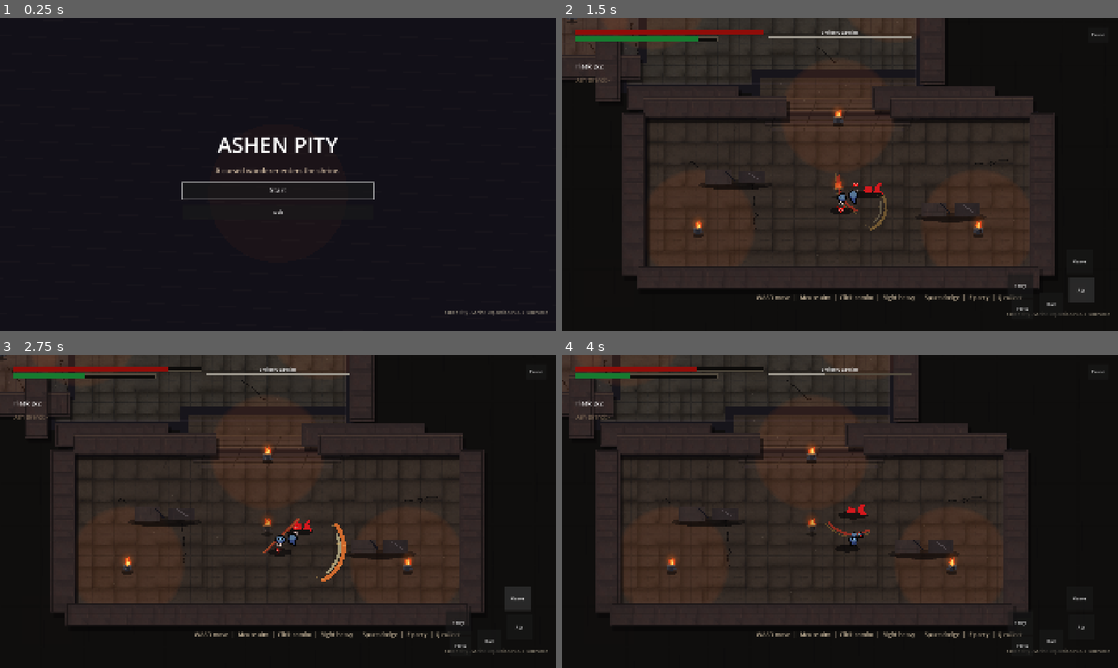
Above: before the commit, frames 1-4 (two rows, left to right).
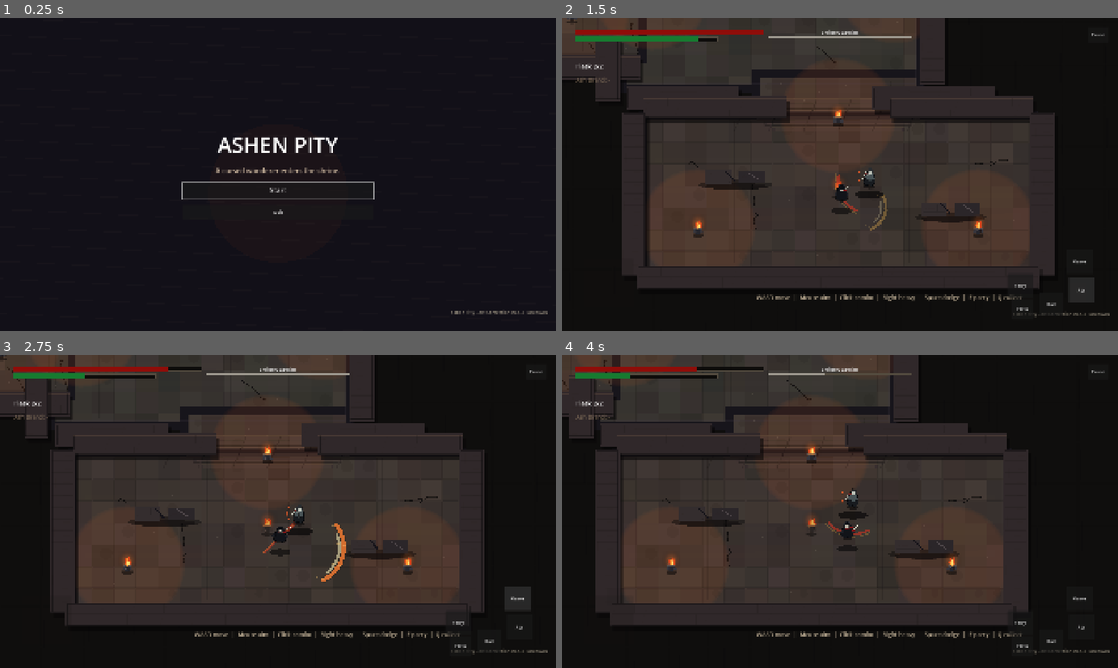
Above: after the commit, the same moments.

Repository: Seifeldin02/AshenPity
Game: Godot game, scene res://scenes/boot/Boot.tscn
The game is run twice, just before and just after one commit, with the same random seed, the same clock (stepped at 60 frames per second) and the same inputs.
Inputs (mouse positions are in pixels of both pictures, inside the frame that each line leads up to):
- Up to frame 1 (0.25 s): no input
- Up to frame 2 (1.5 s): click "Start" at 0.5 s; click "Atk" at 1.25 s
- Up to frame 3 (2.75 s): click "Heavy" at 2 s
- Up to frame 4 (4 s): move the mouse to (962, 495) at 2.77 s; hold D (move_right) 2.78-3.5 s; tap Space (dodge) at 2.85 s; click (962, 495) at 2.92 s; drag from (728, 527) to (867, 530) at 3.52 s

The runs differ from the first frame. In frame 1, 0.1% of the frame differs, in the area x 80-99%, y 93-96%; in frame 2, 0.7%; in frame 3, 0.8%, in the area x 0-99%, y 3-96%; in frame 4, 0.7%.

Commit message:
fix: replace broken runtime art direction

Diff:
--- a/scripts/autoload/BuildInfo.gd
+++ b/scripts/autoload/BuildInfo.gd
@@ -1,6 +1,6 @@
 extends Node
 
-const VERSION := "Ashen Pity - Shrine Expansion v0.5.2"
+const VERSION := "Ashen Pity - Art Correction v0.5.3"
 const FALLBACK_COMMIT := "unknown"
 
 var commit_short := FALLBACK_COMMIT
--- a/scripts/enemies/ShrineGuardianVisual.gd
+++ b/scripts/enemies/ShrineGuardianVisual.gd
@@ -2,44 +2,44 @@
 
 const SPRITE_PATHS := {
 	"guardian": {
-		"idle": "res://assets/sprites/simple_souls/melee_idle.png",
-		"run_1": "res://assets/sprites/simple_souls/melee_run_1.png",
-		"run_2": "res://assets/sprites/simple_souls/melee_run_2.png",
-		"attack": "res://assets/sprites/simple_souls/melee_attack.png",
-		"hurt": "res://assets/sprites/simple_souls/melee_hurt.png",
-		"death": "res://assets/sprites/simple_souls/melee_death.png",
+		"idle": "res://assets/sprites/ashen_runtime/melee_idle.png",
+		"run_1": "res://assets/sprites/ashen_runtime/melee_run_1.png",
+		"run_2": "res://assets/sprites/ashen_runtime/melee_run_2.png",
+		"attack": "res://assets/sprites/ashen_runtime/melee_attack.png",
+		"hurt": "res://assets/sprites/ashen_runtime/melee_hurt.png",
+		"death": "res://assets/sprites/ashen_runtime/melee_death.png",
 	},
 	"hound": {
-		"idle": "res://assets/sprites/simple_souls/hound_idle.png",
-		"run_1": "res://assets/sprites/simple_souls/hound_run_1.png",
-		"run_2": "res://assets/sprites/simple_souls/hound_run_2.png",
-		"attack": "res://assets/sprites/simple_souls/hound_attack.png",
-		"hurt": "res://assets/sprites/simple_souls/hound_hurt.png",
-		"death": "res://assets/sprites/simple_souls/hound_death.png",
+		"idle": "res://assets/sprites/ashen_runtime/hound_idle.png",
+		"run_1": "res://assets/sprites/ashen_runtime/hound_run_1.png",
+		"run_2": "res://assets/sprites/ashen_runtime/hound_run_2.png",
+		"attack": "res://assets/sprites/ashen_runtime/hound_attack.png",
+		"hurt": "res://assets/sprites/ashen_runtime/hound_hurt.png",
+		"death": "res://assets/sprites/ashen_runtime/hound_death.png",
 	},
 	"archer": {
-		"idle": "res://assets/sprites/simple_souls/archer_idle.png",
-		"run_1": "res://assets/sprites/simple_souls/archer_run_1.png",
-		"run_2": "res://assets/sprites/simple_souls/archer_run_2.png",
-		"attack": "res://assets/sprites/simple_souls/archer_attack.png",
-		"hurt": "res://assets/sprites/simple_souls/archer_hurt.png",
-		"death": "res://assets/sprites/simple_souls/archer_death.png",
+		"idle": "res://assets/sprites/ashen_runtime/archer_idle.png",
+		"run_1": "res://assets/sprites/ashen_runtime/archer_run_1.png",
+		"run_2": "res://assets/sprites/ashen_runtime/archer_run_2.png",
+		"attack": "res://assets/sprites/ashen_runtime/archer_attack.png",
+		"hurt": "res://assets/sprites/ashen_runtime/archer_hurt.png",
+		"death": "res://assets/sprites/ashen_runtime/archer_death.png",
 	},
 	"bell_bearer": {
-		"idle": "res://assets/sprites/simple_souls/elite_idle.png",
-		"run_1": "res://assets/sprites/simple_souls/elite_run_1.png",
-		"run_2": "res://assets/sprites/simple_souls/elite_run_2.png",
-		"attack": "res://assets/sprites/simple_souls/elite_attack.png",
-		"hurt": "res://assets/sprites/simple_souls/elite_hurt.png",
-		"death": "res://assets/sprites/simple_souls/elite_death.png",
+		"idle": "res://assets/sprites/ashen_runtime/elite_idle.png",
+		"run_1": "res://assets/sprites/ashen_runtime/elite_run_1.png",
+		"run_2": "res://assets/sprites/ashen_runtime/elite_run_2.png",
+		"attack": "res://assets/sprites/ashen_runtime/elite_attack.png",
+		"hurt": "res://assets/sprites/ashen_runtime/elite_hurt.png",
+		"death": "res://assets/sprites/ashen_runtime/elite_death.png",
 	},
 	"ashen_judicator": {
-		"idle": "res://assets/sprites/simple_souls/judicator_idle.png",
-		"run_1": "res://assets/sprites/simple_souls/judicator_run_1.png",
-		"run_2": "res://assets/sprites/simple_souls/judicator_run_2.png",
-		"attack": "res://assets/sprites/simple_souls/judicator_attack.png",
-		"hurt": "res://assets/sprites/simple_souls/judicator_hurt.png",
-		"death": "res://assets/sprites/simple_souls/judicator_death.png",
+		"idle": "res://assets/sprites/ashen_runtime/judicator_idle.png",
+		"run_1": "res://assets/sprites/ashen_runtime/judicator_run_1.png",
+		"run_2": "res://assets/sprites/ashen_runtime/judicator_run_2.png",
+		"attack": "res://assets/sprites/ashen_runtime/judicator_attack.png",
+		"hurt": "res://assets/sprites/ashen_runtime/judicator_hurt.png",
+		"death": "res://assets/sprites/ashen_runtime/judicator_death.png",
 	},
 }
 
@@ -105,7 +105,7 @@
 		_draw_telegraph()
 	var scale_value := _sprite_scale() * _body_scale()
 	draw_set_transform(Vector2(0, bob), _body_rotation(flip), Vector2(flip * scale_value.x, scale_value.y))
-	_draw_texture_centered(sprite, Vector2.ZERO, Vector2.ONE, tint)
+	_draw_texture_centered(sprite, Vector2(0, -18), Vector2.ONE, tint)
 	draw_set_transform(Vector2.ZERO, 0.0, Vector2.ONE)
 	if state_name == "active":
 		_draw_swing()
@@ -132,12 +132,12 @@
 
 func _sprite_scale() -> Vector2:
 	if enemy_kind == "hound":
-		return Vector2(1.05, 1.05)
+		return Vector2(0.58, 0.58)
 	if enemy_kind == "bell_bearer":
-		return Vector2(1.05, 1.05)
+		return Vector2(0.66, 0.66)
 	if enemy_kind == "ashen_judicator":
-		return Vector2(1.12, 1.12)
-	return Vector2(1.0, 1.0)
+		return Vector2(0.76, 0.76)
+	return Vector2(0.60, 0.60)
 
 
 func _bob_offset() -> float:
--- a/scripts/player/PlayerVisual.gd
+++ b/scripts/player/PlayerVisual.gd
@@ -1,14 +1,14 @@
 extends Node2D
 
 const SPRITE_PATHS := {
-	"idle": "res://assets/sprites/simple_souls/player_idle.png",
-	"run_1": "res://assets/sprites/simple_souls/player_run_1.png",
-	"run_2": "res://assets/sprites/simple_souls/player_run_2.png",
-	"attack": "res://assets/sprites/simple_souls/player_attack.png",
-	"dodge": "res://assets/sprites/simple_souls/player_dodge.png",
-	"hurt": "res://assets/sprites/simple_souls/player_hurt.png",
-	"dead": "res://assets/sprites/simple_souls/player_death.png",
-	"weapon": "res://assets/sprites/simple_souls/player_weapon.png",
+	"idle": "res://assets/sprites/ashen_runtime/player_idle.png",
+	"run_1": "res://assets/sprites/ashen_runtime/player_run_1.png",
+	"run_2": "res://assets/sprites/ashen_runtime/player_run_2.png",
+	"attack": "res://assets/sprites/ashen_runtime/player_attack.png",
+	"dodge": "res://assets/sprites/ashen_runtime/player_dodge.png",
+	"hurt": "res://assets/sprites/ashen_runtime/player_hurt.png",
+	"dead": "res://assets/sprites/ashen_runtime/player_death.png",
+	"weapon": "res://assets/sprites/ashen_runtime/player_weapon.png",
 }
 
 var facing := Vector2.RIGHT
@@ -48,7 +48,7 @@
 	var bob := _bob_offset()
 	var flip := -1.0 if facing.x < -0.12 else 1.0
 	var tint := Color.WHITE.lerp(Color(1.0, 0.34, 0.24), flash)
-	draw_colored_polygon(_ellipse(Vector2(0, 35), 35.0, 11.0), Color(0.02, 0.018, 0.022, 0.62))
+	draw_colored_polygon(_ellipse(Vector2(0, 35), 31.0, 10.0), Color(0.02, 0.018, 0.022, 0.58))
 	if state_name == "dodge":
 		_draw_dodge_afterimages(flip, tint)
 	if attack_alpha > 0.0:
@@ -58,9 +58,9 @@
 	var body_rotation := _body_rotation(flip)
 	var body_scale := _body_scale()
 	draw_set_transform(Vector2(0, bob), body_rotation, Vector2(flip * body_scale.x, body_scale.y))
-	_draw_texture_centered(frame, Vector2.ZERO, Vector2.ONE, tint)
+	_draw_texture_centered(frame, Vector2(0, -18), Vector2(0.56, 0.56), tint)
 	if state_name == "idle" or state_name == "move":
-		_draw_texture_centered(_sprites["weapon"], Vector2(28, -10), Vector2(0.58, 0.58), Color.WHITE)
+		_draw_texture_centered(_sprites["weapon"], Vector2(22, -22), Vector2(0.42, 0.42), Color.WHITE)
 	draw_set_transform(Vector2.ZERO, 0.0, Vector2.ONE)
 
 
@@ -170,7 +170,7 @@
 		var offset := -facing * float(i + 1) * 22.0
 		var alpha := 0.20 - float(i) * 0.045
 		draw_set_transform(offset + Vector2(0, 3), 0.0, Vector2(flip, 1.0) * (1.0 - float(i) * 0.08))
-		_draw_texture_centered(_sprites["dodge"], Vector2.ZERO, Vector2(1.0, 1.0), Color(tint.r, tint.g, tint.b, alpha))
+		_draw_texture_centered(_sprites["dodge"], Vector2(0, -18), Vector2(0.56, 0.56), Color(tint.r, tint.g, tint.b, alpha))
 	draw_set_transform(Vector2.ZERO, 0.0, Vector2.ONE)
 
 
--- a/scripts/world/ShrineProp.gd
+++ b/scripts/world/ShrineProp.gd
@@ -21,17 +21,19 @@
 func _draw_pillar() -> void:
 	var texture: Texture2D = _textures.get("pillar")
 	draw_colored_polygon(_ellipse_points(Vector2(0, 112), 38.0, 13.0), Color(0.02, 0.016, 0.02, 0.42))
-	if texture != null:
-		var shaft := Rect2(-25, -14, 50, 118)
-		var cap_top := Rect2(-38, -26, 76, 18)
-		var cap_bottom := Rect2(-34, 96, 68, 20)
-		draw_texture_rect(texture, shaft, true, Color(0.58, 0.56, 0.54, 0.94))
-		draw_texture_rect(texture, cap_top, true, Color(0.70, 0.67, 0.63, 0.96))
-		draw_texture_rect(texture, cap_bottom, true, Color(0.45, 0.43, 0.43, 0.94))
-		draw_rect(shaft, Color("#151319"), false, 2.0)
-		draw_line(Vector2(-18, 4), Vector2(-20, 88), Color(0.88, 0.84, 0.76, 0.12), 3.0)
-		draw_line(Vector2(17, 0), Vector2(14, 94), Color(0.02, 0.018, 0.022, 0.38), 4.0)
-		return
+	var shaft := PackedVector2Array([
+		Vector2(-23, -10), Vector2(22, -10), Vector2(18, 98), Vector2(0, 108), Vector2(-20, 98)
+	])
+	draw_colored_polygon(shaft, Color("#4a494d"))
+	draw_colored_polygon(PackedVector2Array([Vector2(-15, -4), Vector2(6, -4), Vector2(0, 102), Vector2(-18, 94)]), Color("#5e5c61"))
+	draw_colored_polygon(PackedVector2Array([Vector2(6, -4), Vector2(22, -10), Vector2(18, 98), Vector2(0, 102)]), Color("#38373d"))
+	draw_rect(Rect2(-36, -25, 72, 18), Color("#34323a"))
+	draw_rect(Rect2(-31, 92, 62, 18), Color("#2e2c33"))
+	draw_rect(Rect2(-25, -10, 50, 110), Color("#151319"), false, 2.0)
+	draw_line(Vector2(-11, 6), Vector2(-17, 88), Color(0.86, 0.82, 0.72, 0.15), 3.0)
+	draw_line(Vector2(14, 6), Vector2(9, 92), Color(0.02, 0.018, 0.022, 0.42), 4.0)
+	draw_polyline(PackedVector2Array([Vector2(-16, 36), Vector2(2, 22), Vector2(-4, 54), Vector2(16, 73)]), Color("#242229"), 4.0)
+	return
 	var outer := PackedVector2Array([
 		Vector2(-25, -12), Vector2(-12, -26), Vector2(18, -26), Vector2(31, -12),
 		Vector2(24, 103), Vector2(0, 114), Vector2(-26, 103)
--- a/scripts/world/ShrineRouteLayer.gd
+++ b/scripts/world/ShrineRouteLayer.gd
@@ -104,9 +104,10 @@
 		if cell["room"] != room:
 			continue
 		var rect: Rect2 = cell["rect"]
-		_draw_tiled_texture(_textures.get(str(cell["texture"])), rect, cell["tint"])
+		draw_rect(rect, cell["color"])
+		draw_rect(rect.grow(-1.0), Color(0.04, 0.035, 0.035, 0.16), false, 1.0)
 		if bool(cell["worn"]):
-			_draw_tiled_texture(_textures.get("floor_ash"), rect, Color(0.24, 0.21, 0.18, 0.12))
+			draw_circle(rect.get_center() + Vector2(9, -7), minf(rect.size.x, rect.size.y) * 0.28, Color(0.10, 0.085, 0.070, 0.12))
 	for x in range(int(room.position.x), int(room.end.x), 128):
 		draw_line(Vector2(x, room.position.y + 8.0), Vector2(x, room.end.y - 8.0), Color(0.03, 0.028, 0.030, 0.16), 1.0)
 	for y in range(int(room.position.y), int(room.end.y), 128):
@@ -210,29 +211,22 @@
 			while x < room.end.x:
 				var rect := Rect2(Vector2(x, y), Vector2(64.0, 64.0)).intersection(room)
 				if rect.size.x > 18.0 and rect.size.y > 18.0:
-					var texture_key := "floor_a"
 					var roll := floor_rng.randf()
-					if room == Route.WEST_OSSUARY or room == Route.WEST_DEEP_CRYPT:
-						texture_key = "floor_ash" if roll < 0.46 else "floor_warm"
-					elif room == Route.BOSS_SANCTUM or room == Route.ALTAR:
-						texture_key = "floor_warm" if roll < 0.62 else "floor_b"
-					elif roll > 0.78:
-						texture_key = "floor_b"
-					var tint := Color(0.56, 0.53, 0.49, floor_rng.randf_range(0.24, 0.36))
+					var shade := floor_rng.randf_range(0.19, 0.245)
+					var warm := floor_rng.randf_range(-0.006, 0.014)
 					if room == Route.BOSS_SANCTUM:
-						tint = Color(0.60, 0.39, 0.38, floor_rng.randf_range(0.24, 0.34))
+						warm += 0.035
 					elif room == Route.PILGRIM_COURT or room == Route.SOUTH_STEPS:
-						tint = Color(0.54, 0.46, 0.40, floor_rng.randf_range(0.24, 0.34))
+						warm += 0.018
 					elif room == Route.EAST_RELIQUARY or room == Route.EAST_DEEP_CHAPEL:
-						tint = Color(0.48, 0.48, 0.56, floor_rng.randf_range(0.24, 0.34))
+						shade += 0.006
 					elif room == Route.WEST_OSSUARY or room == Route.WEST_DEEP_CRYPT:
-						tint = Color(0.43, 0.40, 0.36, floor_rng.randf_range(0.24, 0.34))
+						shade -= 0.018
 					_floor_cells.append({
 						"room": room,
 						"rect": rect,
-						"texture": texture_key,
-						"tint": tint,
-						"worn": floor_rng.randf() < 0.11
+						"color": Color(shade + warm, shade * floor_rng.randf_range(0.92, 0.98), shade * floor_rng.randf_range(0.84, 0.92), 0.88),
+						"worn": floor_rng.randf() < 0.10 or roll > 0.94
 					})
 				x += 64.0
 			y += 64.0
--- a/scripts/world/ShrineWallVisual.gd
+++ b/scripts/world/ShrineWallVisual.gd
@@ -28,10 +28,7 @@
 	var rect := Rect2(-size * 0.5, size)
 	draw_rect(Rect2(rect.position + Vector2(8, 12), rect.size), Color(0.02, 0.016, 0.020, 0.34))
 	draw_rect(rect, Color("#30282a"))
-	if _wall_texture != null:
-		draw_texture_rect(_wall_texture, rect, true, Color(0.50, 0.42, 0.38, 0.20))
-	else:
-		draw_rect(Rect2(Vector2(-size.x * 0.5, -size.y * 0.5), size), Color("#302b33"))
+	_draw_wall_grain(rect, Color(0.16, 0.13, 0.12, 0.18))
 	var inner := Rect2(Vector2(-size.x * 0.5 + 5.0, -size.y * 0.5 + 5.0), size - Vector2(10, 10))
 	draw_rect(inner, Color(0.02, 0.018, 0.022, 0.42), false, 2.0)
 	draw_line(Vector2(-size.x * 0.5, -size.y * 0.5 + 7.0), Vector2(size.x * 0.5, -size.y * 0.5 + 7.0), Color(0.72, 0.55, 0.40, 0.16), 3.0)
@@ -43,14 +40,10 @@
 	draw_colored_polygon(_ellipse(Vector2(0, 27), size.x * 0.52, 10.0), Color(0.02, 0.016, 0.02, 0.38))
 	var left := Rect2(-size.x * 0.5, -size.y * 0.5, size.x * 0.43, size.y)
 	var right := Rect2(size.x * 0.06, -size.y * 0.42, size.x * 0.43, size.y * 0.86)
-	if _broken_wall_texture != null:
-		draw_rect(left, Color("#342d2e"))
-		draw_texture_rect(_broken_wall_texture, left, true, Color(0.50, 0.43, 0.39, 0.18))
-		draw_rect(right, Color("#2b2629"))
-		draw_texture_rect(_broken_wall_texture, right, true, Color(0.44, 0.38, 0.36, 0.16))
-	else:
-		draw_rect(left, Color("#343039"))
-		draw_rect(right, Color("#29252d"))
+	draw_rect(left, Color("#342d2e"))
+	_draw_wall_grain(left, Color(0.16, 0.13, 0.12, 0.18))
+	draw_rect(right, Color("#2b2629"))
+	_draw_wall_grain(right, Color(0.16, 0.13, 0.12, 0.15))
 	_draw_block_lines(left, 46.0, 28.0, Color(0.08, 0.065, 0.065, 0.20))
 	_draw_block_lines(right, 46.0, 28.0, Color(0.08, 0.065, 0.065, 0.18))
 	draw_line(Vector2(-size.x * 0.18, -size.y * 0.45), Vector2(-size.x * 0.02, size.y * 0.26), Color("#151319"), 4.0)
@@ -61,11 +54,8 @@
 	draw_colored_polygon(_ellipse(Vector2(0, 44), size.x * 0.54, 14.0), Color(0.02, 0.016, 0.02, 0.45))
 	draw_rect(Rect2(-size * 0.5, size), Color(0, 0, 0, 0))
 	var body := Rect2(Vector2(-size.x * 0.5, -size.y * 0.45), Vector2(size.x, size.y * 0.9))
-	if _brick_texture != null:
-		draw_rect(body, Color("#46393a"))
-		draw_texture_rect(_brick_texture, body, true, Color(0.62, 0.52, 0.46, 0.20))
-	else:
-		draw_rect(body, Color("#46393a"))
+	draw_rect(body, Color("#46393a"))
+	_draw_wall_grain(body, Color(0.18, 0.13, 0.11, 0.16))
 	draw_rect(Rect2(Vector2(-size.x * 0.38, -size.y * 0.62), Vector2(size.x * 0.76, size.y * 0.34)), Color("#67544a"))
 	draw_line(Vector2(-size.x * 0.38, -size.y * 0.60), Vector2(size.x * 0.38, -size.y * 0.60), Color(0.86, 0.70, 0.48, 0.28), 3.0)
 	draw_line(Vector2(-24, -size.y * 0.60), Vector2(18, size.y * 0.34), Color("#17141a"), 5.0)
@@ -100,6 +90,17 @@
 		row += 1
 
 
+func _draw_wall_grain(rect: Rect2, color: Color) -> void:
+	var x := rect.position.x + 18.0
+	while x < rect.end.x:
+		draw_line(Vector2(x, rect.position.y + 8.0), Vector2(x - 16.0, rect.end.y - 8.0), color, 1.0)
+		x += 92.0
+	var y := rect.position.y + 17.0
+	while y < rect.end.y:
+		draw_line(Vector2(rect.position.x + 8.0, y), Vector2(rect.end.x - 8.0, y + 3.0), Color(color.r, color.g, color.b, color.a * 0.65), 1.0)
+		y += 39.0
+
+
 func _ellipse(center: Vector2, radius_x: float, radius_y: float) -> PackedVector2Array:
 	var points := PackedVector2Array()
 	for i in 28:
Binary file added: assets/sprites/ashen_runtime/archer_attack.png
Binary file added: assets/sprites/ashen_runtime/archer_death.png
Binary file added: assets/sprites/ashen_runtime/archer_hurt.png
Binary file added: assets/sprites/ashen_runtime/archer_idle.png
Binary file added: assets/sprites/ashen_runtime/archer_run_1.png
Binary file added: assets/sprites/ashen_runtime/archer_run_2.png
Binary file added: assets/sprites/ashen_runtime/elite_attack.png
Binary file added: assets/sprites/ashen_runtime/elite_death.png
Binary file added: assets/sprites/ashen_runtime/elite_hurt.png
Binary file added: assets/sprites/ashen_runtime/elite_idle.png
Binary file added: assets/sprites/ashen_runtime/elite_run_1.png
Binary file added: assets/sprites/ashen_runtime/elite_run_2.png
(and 30 more such lines)
